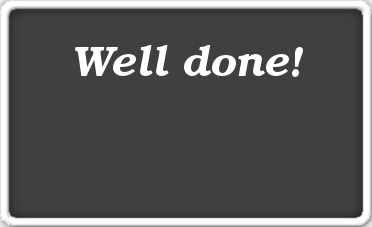
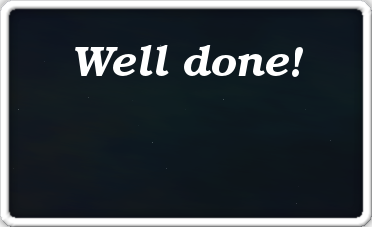
The second 372×227 image is a revision of the first. Changes to its layers:
"Calque": opacity 75% → 50% over 0, 0, 372, 227
added layer "background.png" (94%) over 0, 0, 372, 227
